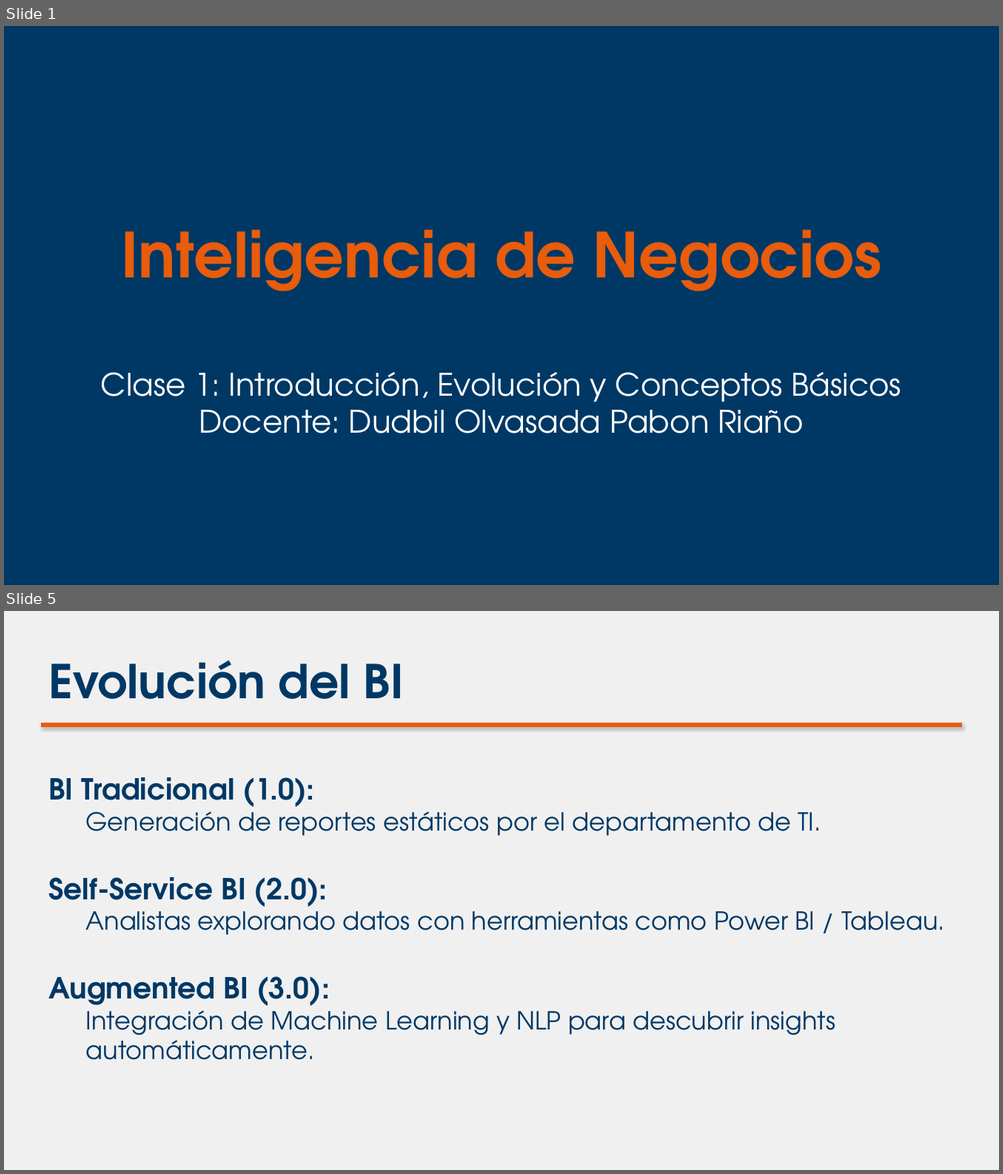
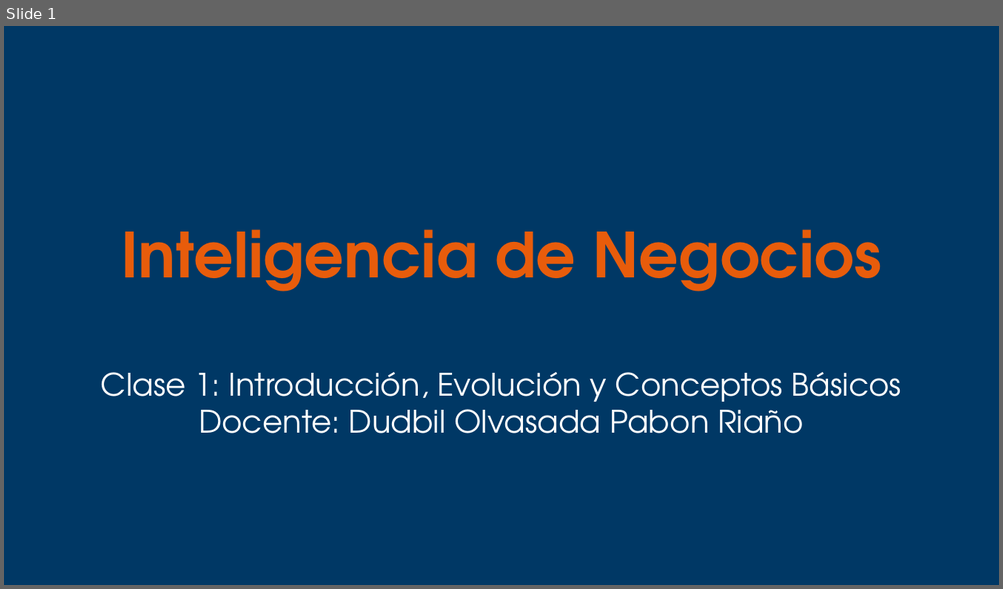
Before and after one commit to dudbilopr/Inteligencia-de-negocios, a slide deck: Semanas/Semana_1/diapositivas_semana_1.pptx. Shown one above the other, each under a label of ours: slides 1 and 5 before the commit, slide 1 after it; the slides between them are not shown. The pictures are 1003x1174 and 1003x589 pixels, drawn with LibreOffice and Linux fonts; fonts in the diff are those of the drawing. Boxes give left, top, right and bottom in pixels: in the first picture for what was removed or moved away, otherwise in the second. Text is boxed around its words. In the diff, an @@ line names an element or a change of style, - is before the commit and + after.

```diff
--- a/Semanas/Semana_1/diapositivas_semana_1.pptx
+++ b/Semanas/Semana_1/diapositivas_semana_1.pptx
@@ slide 5 removed at [4,611,999,1170], background #F0F0F0 @@
@@ text removed at [48,660,404,699] @@
-Evolución del BI
@@ rectangle removed at [41,723,962,726] @@
@@ text removed at [48,777,945,1060] @@
-BI Tradicional (1.0):
-  Generación de reportes estáticos por el departamento de TI.
-Self-Service BI (2.0):
-  Analistas explorando datos con herramientas como Power BI / Tableau.
-Augmented BI (3.0):
-  Integración de Machine Learning y NLP para descubrir insights automáticamente.
```
Also in this commit, not shown: 4 slides changed, 2 slides added, 4 other files.
